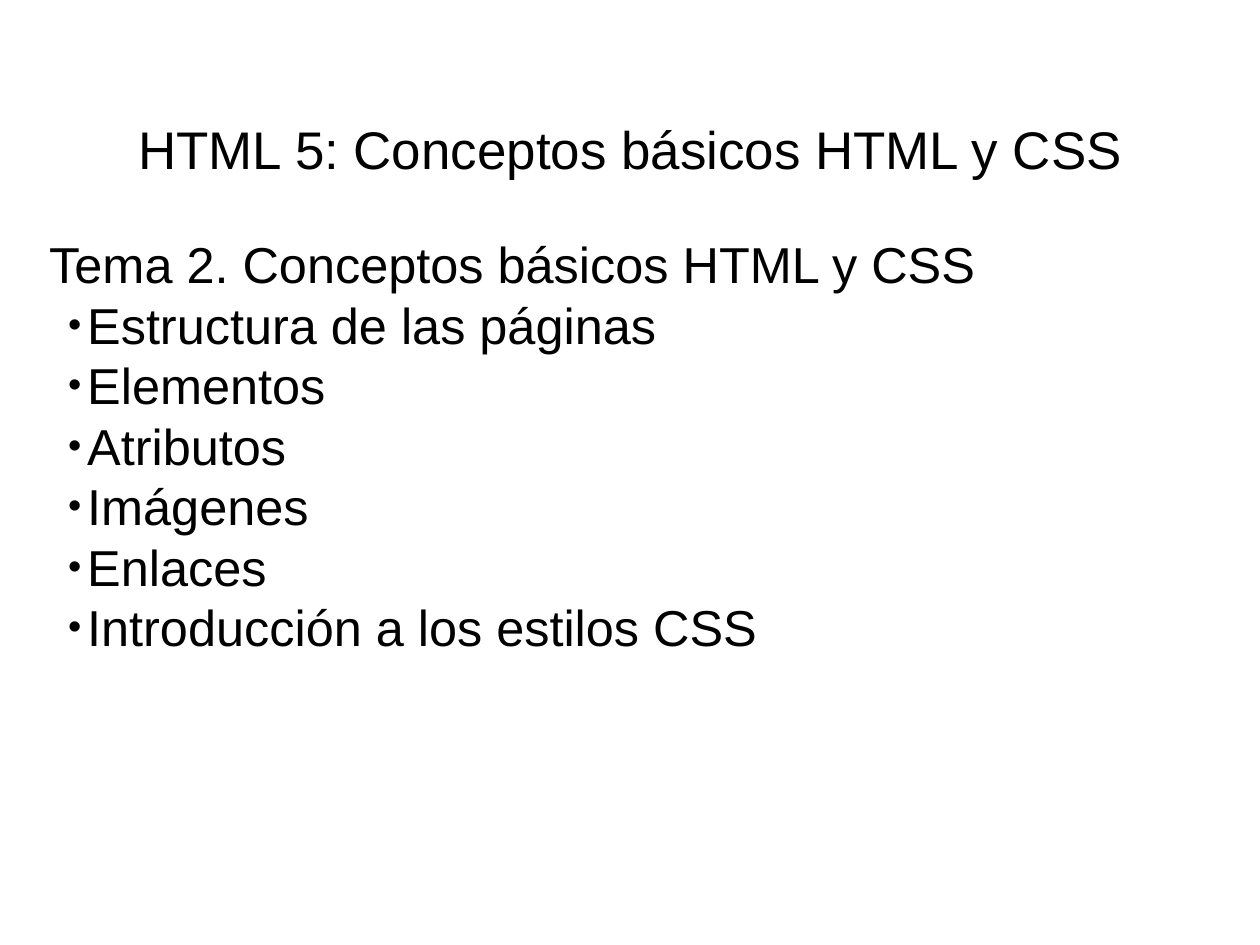
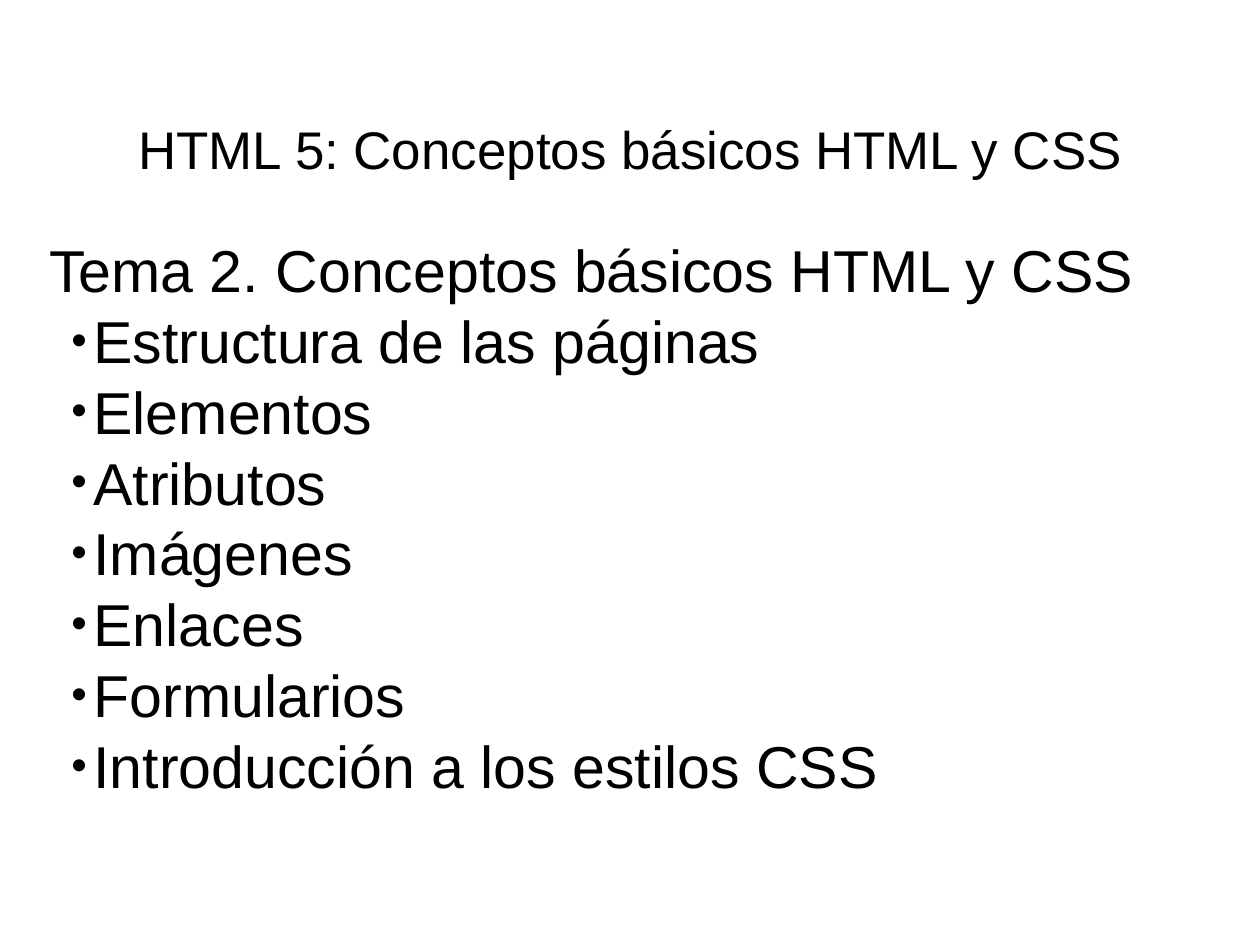
Before and after one commit to fitamix/HTML5, a slide deck: slide 1 of Tema2/Tema2-Presentacion.ppt. Drawn at 1260x945 pixels with LibreOffice and Linux fonts; fonts in the diff are those of the drawing. Boxes give left, top, right and bottom in pixels: in the first picture for what was removed or moved away, otherwise in the second. Text is boxed around its words. In the diff, an @@ line names an element or a change of style, - is before the commit and + after.

```diff
--- a/Tema2/Tema2-Presentacion.ppt
+++ b/Tema2/Tema2-Presentacion.ppt
@@ subtitle at [49, 248, 1132, 789]: size 41 to 48 pt; indent changed @@
@@ subtitle at [94, 674, 406, 718]: paragraph added @@
+  • Formularios
```
Also in this commit, not shown: 2 slides added, 12 other files.
